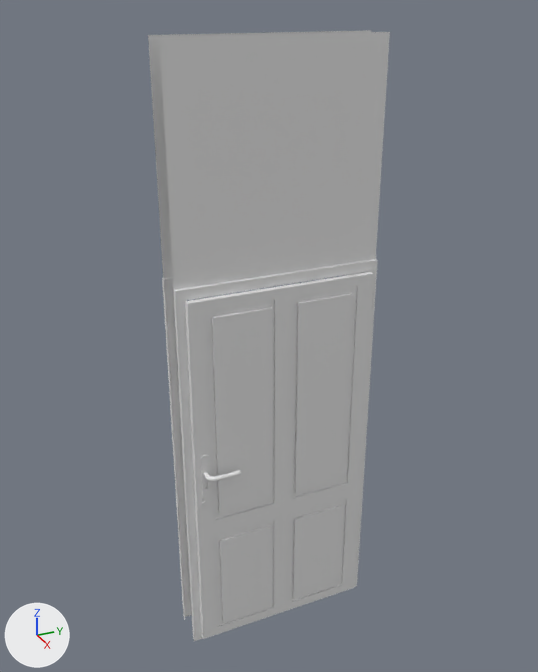
What one commit did to the FBX model Assets/Models/House/mod_Wand_mit_Tuer.fbx.
Camera for both pictures: a 50 mm camera at (5.9, -1.7, 6.28) aimed at (-0.06, 0.98, 3.3). Arrows for +X, +Y and +Z are at lower left; the lights stay in place. Where no turn or scale is listed for an object, it has been applied to the vertices.

Script lines for the objects in view, before the commit:
```python
me_fensterrahmen_000 = bpy.data.meshes.new('Fensterrahmen.000')
me_fensterrahmen_000.from_pydata(...)  # 80 vertices, 66 faces; spans x -0.19..0.19, y -0.026..0.307, z -0.024..0.024
me_fensterrahmen_003 = bpy.data.meshes.new('Fensterrahmen.003')
me_fensterrahmen_003.from_pydata(...)  # 68 vertices, 41 faces; spans x -0.19..0.21, y 0.0..2.0, z 0.0..6.0
me_fensterrahmen_004 = bpy.data.meshes.new('Fensterrahmen.004')
me_fensterrahmen_004.from_pydata(...)  # 418 vertices, 350 faces; spans x -0.06..0.06, y -1.88..0.01, z -2.04..1.8
ob_klinke = bpy.data.objects.new('Klinke', me_fensterrahmen_000)
ob_klinke.location = (0.2, 0.18, 2.14)
ob_tuer = bpy.data.objects.new('Tuer', me_fensterrahmen_004)
ob_tuer.location = (0.2, 1.96, 2.1)
ob_wand_mit_tuerrahmen = bpy.data.objects.new('Wand_mit_Tuerrahmen', me_fensterrahmen_003)
ob_wand_mit_tuerrahmen.location = (0.0, 0.0, 0.0)
```
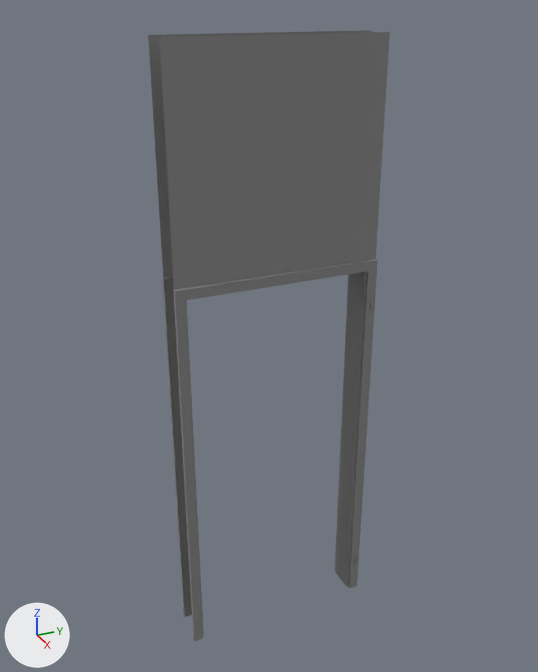
Boxes (x1, y1, x2, y2) around the edits, measured in the pictures (538 x 672 px):
```json
{"object": "Wand_mit_Tuerrahmen", "change": "recoloured", "before": [148, 30, 390, 641], "after": [148, 30, 390, 641]}
{"object": "Tuer", "change": "deleted", "before": [185, 272, 374, 639]}
{"object": "Klinke", "change": "deleted", "before": [204, 470, 241, 482]}
```

Scene script edits in JSON lines:
```json
{"op": "add", "block": "img_waende_treppen_fenster_textur_jpg", "code": ["img_waende_treppen_fenster_textur_jpg = load_image('Waende_Treppen_Fenster_Textur.jpg', '../../Textures/Waende_Treppen_Fenster_Textur.jpg', 1024, 1024, 'sRGB')"]}
{"op": "add", "block": "mat_none_007", "code": ["mat_none_007 = principled_material('None.007')", "mat_none_007.texture = img_waende_treppen_fenster_textur_jpg", "mat_none_007.roughness = 0.69"]}
{"block": "me_fensterrahmen_003", "where": "me_fensterrahmen_003.from_pydata(...)  # 68 vertices, 41 faces; spans x -0.19..0.21, y 0.0..2.0, z 0.0..6.0"}
{"op": "add", "block": "me_fensterrahmen_003", "code": "me_fensterrahmen_003.materials.append(mat_none_007)  # picture img_waende_treppen_fenster_textur_jpg"}
{"op": "remove", "block": "ob_klinke", "code": ["ob_klinke = bpy.data.objects.new('Klinke', me_fensterrahmen_000)", "ob_klinke.location = (0.2, 0.18, 2.14)"]}
{"op": "remove", "block": "ob_tuer", "code": ["ob_tuer = bpy.data.objects.new('Tuer', me_fensterrahmen_004)", "ob_tuer.location = (0.2, 1.96, 2.1)"]}
```
